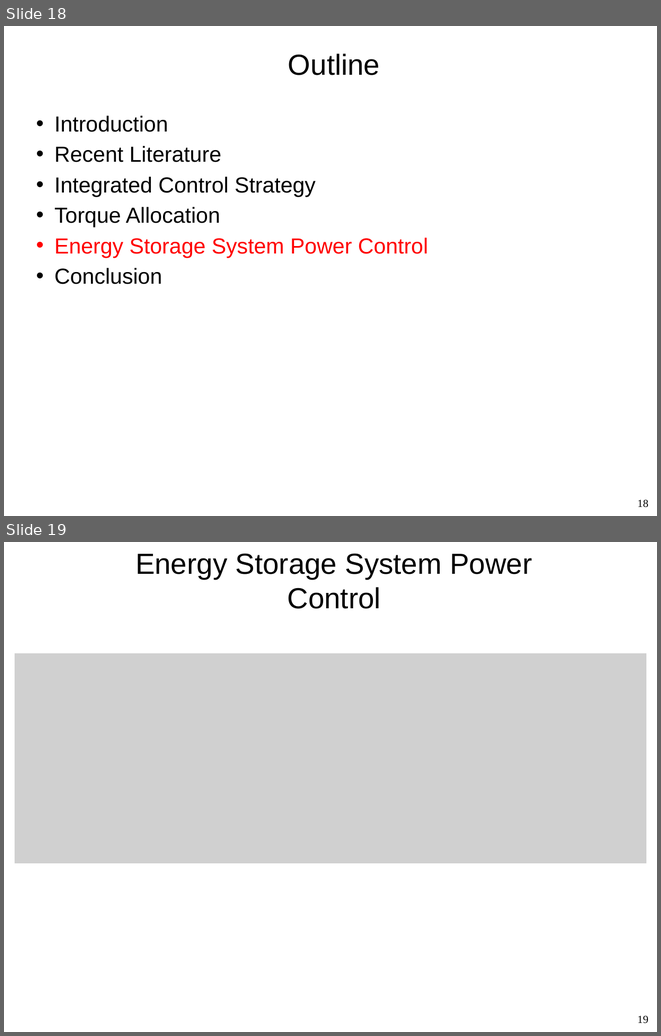
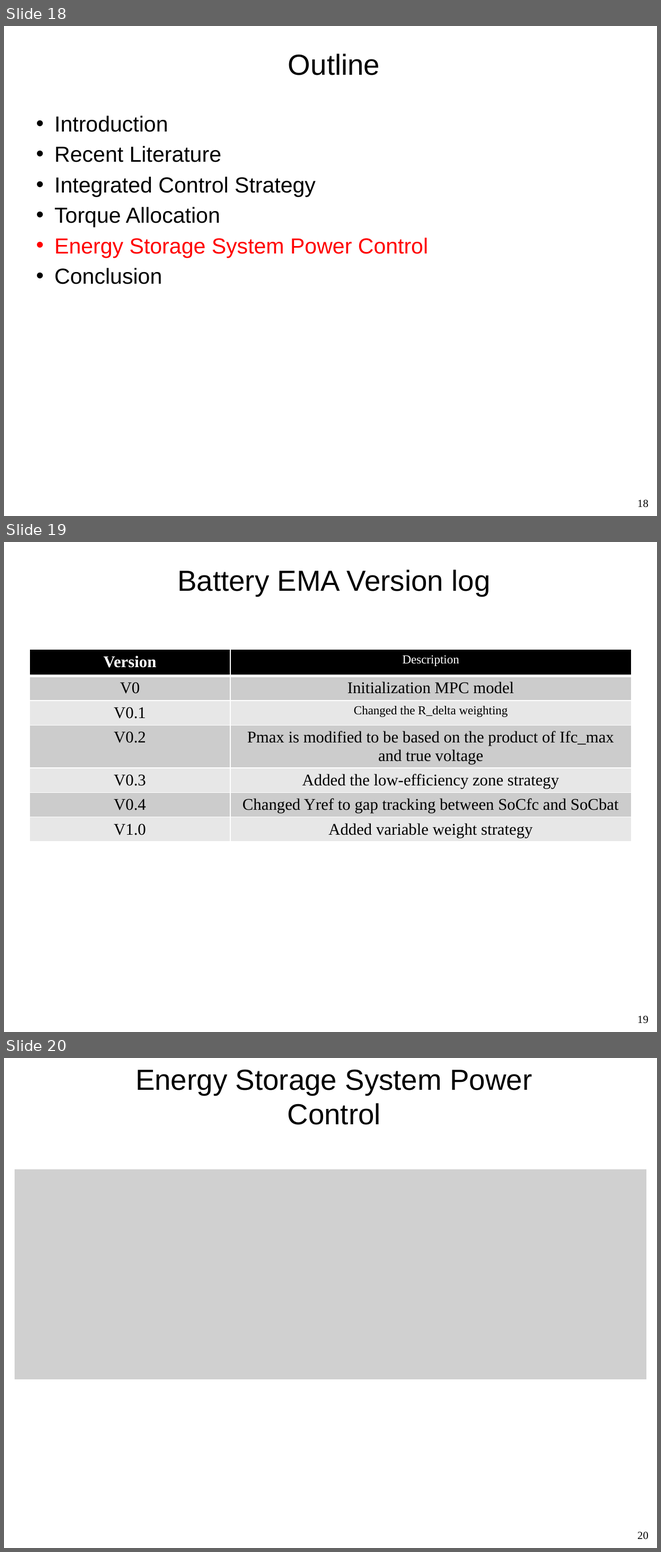
Before and after one commit to david54573/MPC-for-fuel-cell-hybrid-EMA, a slide deck: MVC2023_EMA.pptx. Shown one above the other, each under a label of ours: slides 18 and 19 before the commit, slides 18, 19 and 20 after it. The pictures are 661x1036 and 661x1552 pixels, drawn with LibreOffice and Linux fonts; fonts in the diff are those of the drawing; grey boxes stand for pictures; background and template pictures are left out. Boxes give left, top, right and bottom in pixels: in the first picture for what was removed or moved away, otherwise in the second. Text is boxed around its words. In the diff, an @@ line names an element or a change of style, - is before the commit and + after.

```diff
--- a/MVC2023_EMA.pptx
+++ b/MVC2023_EMA.pptx
@@ slide 19 added at [4,542,657,1032], background #FFFFFF @@
@@ title added at [177,570,490,596], 32 pt, text #000000 @@
+Battery EMA Version log
@@ table added at [29,649,631,840], 7 rows, 2 columns @@
+Version | Description
+V0 | Initialization MPC model
+V0.1 | Changed the R_delta weighting
+V0.2 | Pmax is modified to be based on the product of Ifc_max and true voltage
+V0.3 | Added the low-efficiency zone strategy
+V0.4 | Changed Yref to gap tracking between SoCfc and SoCbat
+V1.0 | Added variable weight strategy
@@ page number added at [637,1015,648,1023], 12 pt, text #000000 @@
+19
@@ what was slide 19 is now slide 20 @@
@@ page number at [637,1531,648,1539]: text changed @@
-19
+20
```
Also in this commit, not shown: 3 slides changed, 2 other slides added, 1 other file.
